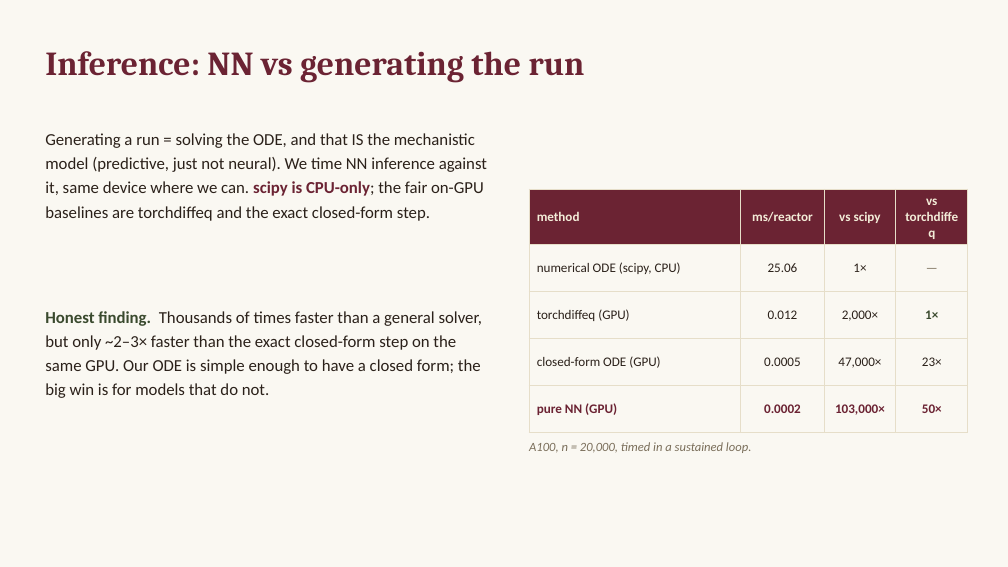
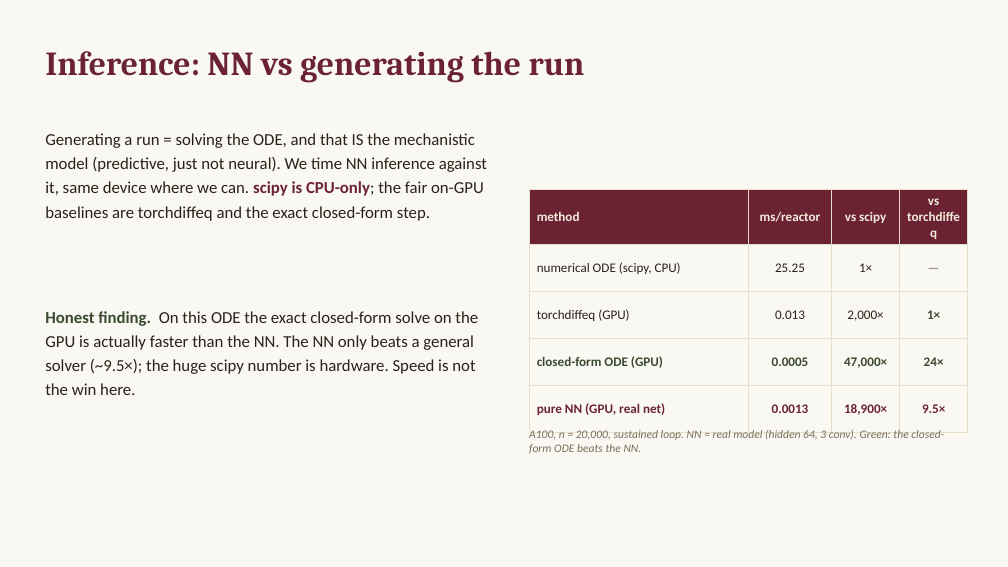
Before and after one commit to nevecallaway/COSMIC-dFBA-nn, a slide deck: slide 9 of en_primeur_lab_meeting.pptx. Drawn at 1008x567 pixels with LibreOffice and Linux fonts; fonts in the diff are those of the drawing. Boxes give left, top, right and bottom in pixels: in the first picture for what was removed or moved away, otherwise in the second. Text is boxed around its words. In the diff, an @@ line names an element or a change of style, - is before the commit and + after.

```diff
--- a/en_primeur_lab_meeting.pptx
+++ b/en_primeur_lab_meeting.pptx
@@ table at [529,189,968,419] @@
-row 2, column 2: 25.06
+row 2, column 2: 25.25
-row 3, column 2: 0.012
+row 3, column 2: 0.013
-row 4, column 4: 23×
+row 4, column 4: 24×
-row 5: pure NN (GPU) | 0.0002 | 103,000× | 50×
+row 5: pure NN (GPU, real net) | 0.0013 | 18,900× | 9.5×
@@ text colour #2B211A to #3A4A2E, bold on in "closed-form ODE (GPU)", "0.0005", "47,000×" @@
@@ text at [45,311,478,395]: text changed @@
-Honest finding. Thousands of times faster than a general solver, but only ~2–3× faster than the exact closed-form step on the same GPU. Our ODE is simple enough to have a closed form; the big win is for models that do not.
+Honest finding. On this ODE the exact closed-form solve on the GPU is actually faster than the NN. The NN only beats a general solver (~9.5×); the huge scipy number is hardware. Speed is not the win here.
@@ text at [529,429,944,453]: text changed; size 12 to 11 pt @@
-A100, n = 20,000, timed in a sustained loop.
+A100, n = 20,000, sustained loop. NN = real model (hidden 64, 3 conv). Green: the closed-form ODE beats the NN.
@@ text "A100, n = 20,000, sustained ..." at [529,429,944,453]: vertical alignment middle to top @@
```
Also in this commit, not shown: 1 other file.
